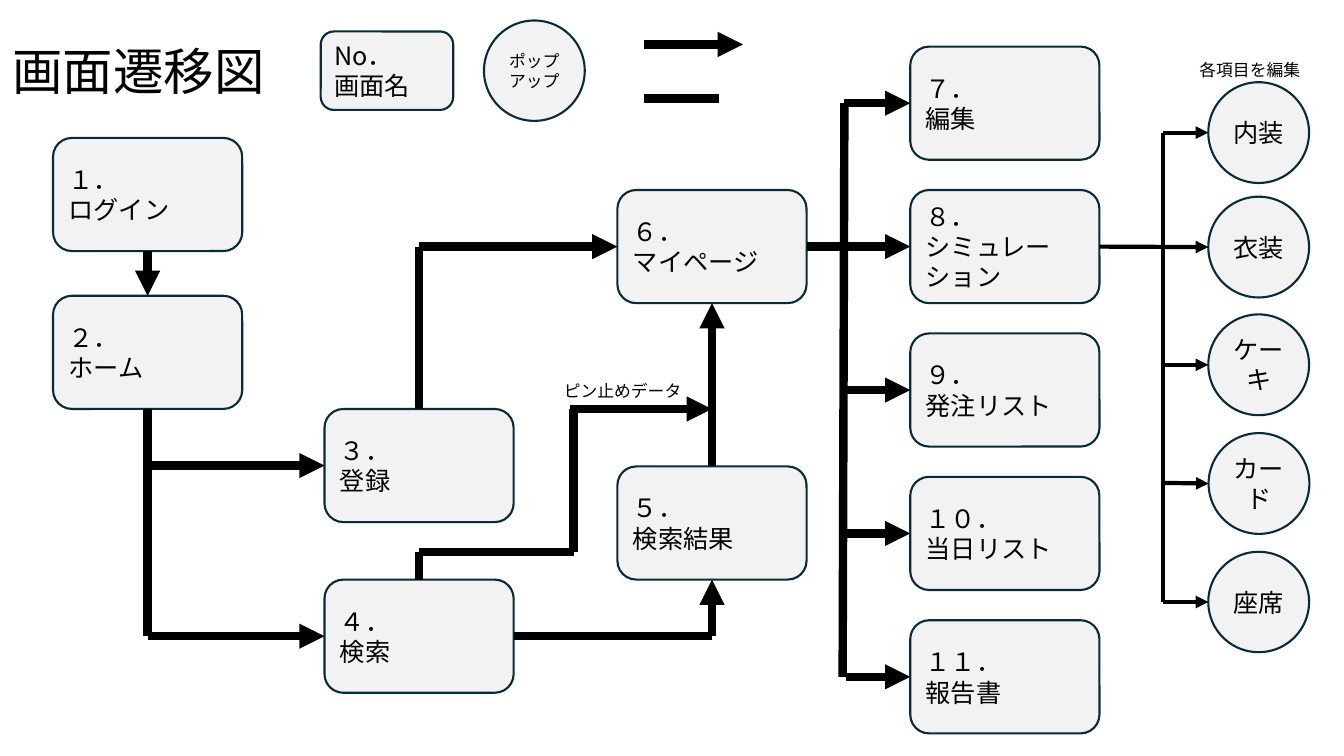
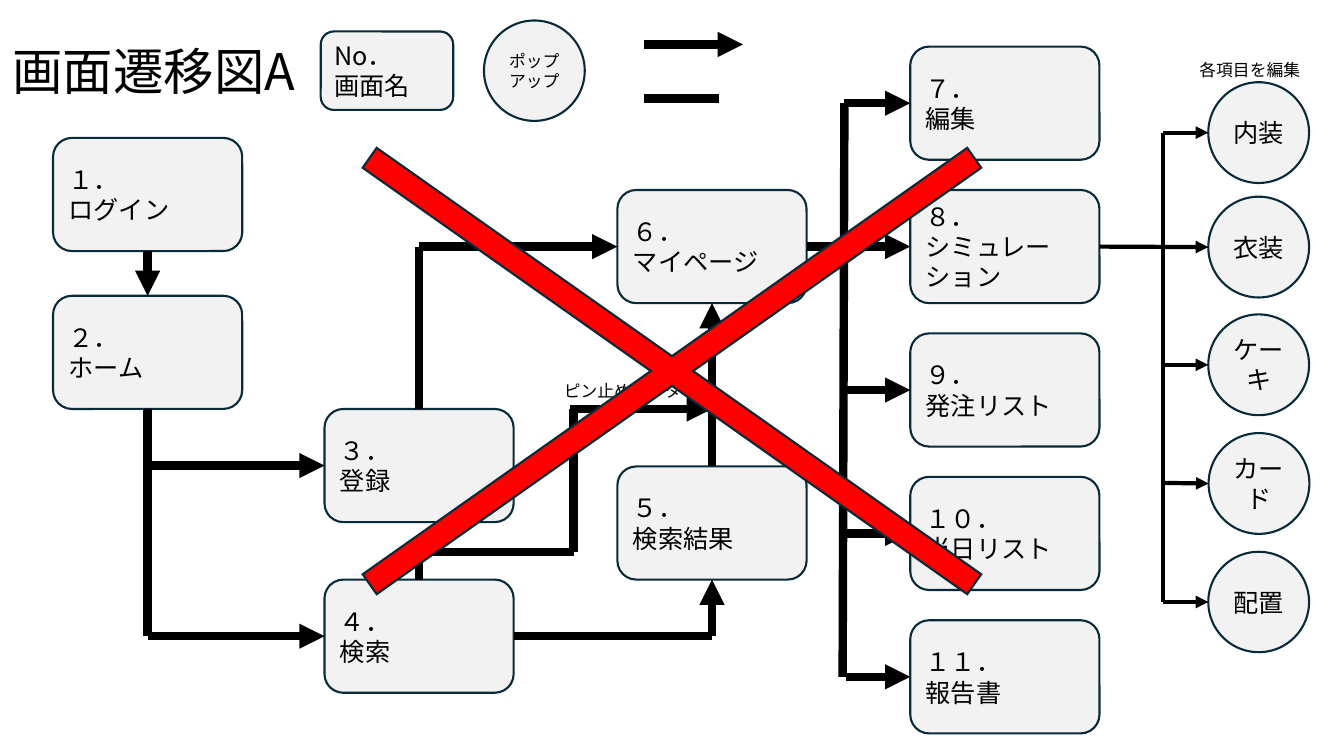
Before and after one commit to plusdojo2024/B3, a slide deck: slide 4 of doc/02_外部設計/02_画面遷移図_B3ビーチサンダル.pptx. Drawn at 1344x756 pixels with LibreOffice and Linux fonts; fonts in the diff are those of the drawing. Boxes give left, top, right and bottom in pixels: in the first picture for what was removed or moved away, otherwise in the second. Text is boxed around its words. In the diff, an @@ line names an element or a change of style, - is before the commit and + after.

Commit message:
画面遷移図　決定版

```diff
--- a/doc/02_外部設計/02_画面遷移図_B3ビーチサンダル.pptx
+++ b/doc/02_外部設計/02_画面遷移図_B3ビーチサンダル.pptx
@@ cross added at (91,0,1254,756), fill #FF0000, outline #092A39 1.5 pt @@
@@ text at (13,47,296,94): text changed @@
-画面遷移図
+画面遷移図A
@@ text in ellipse at (1233,591,1283,614): text changed @@
-座席
+配置
```
Also in this commit, not shown: 1 other slide changed, 1 slide added.
